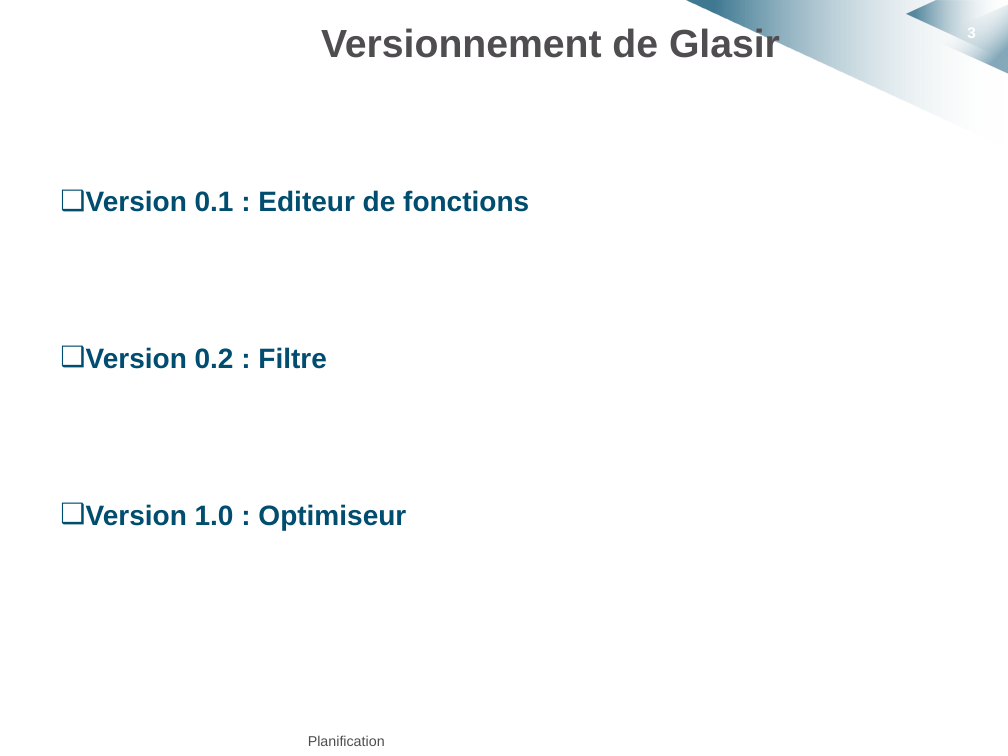
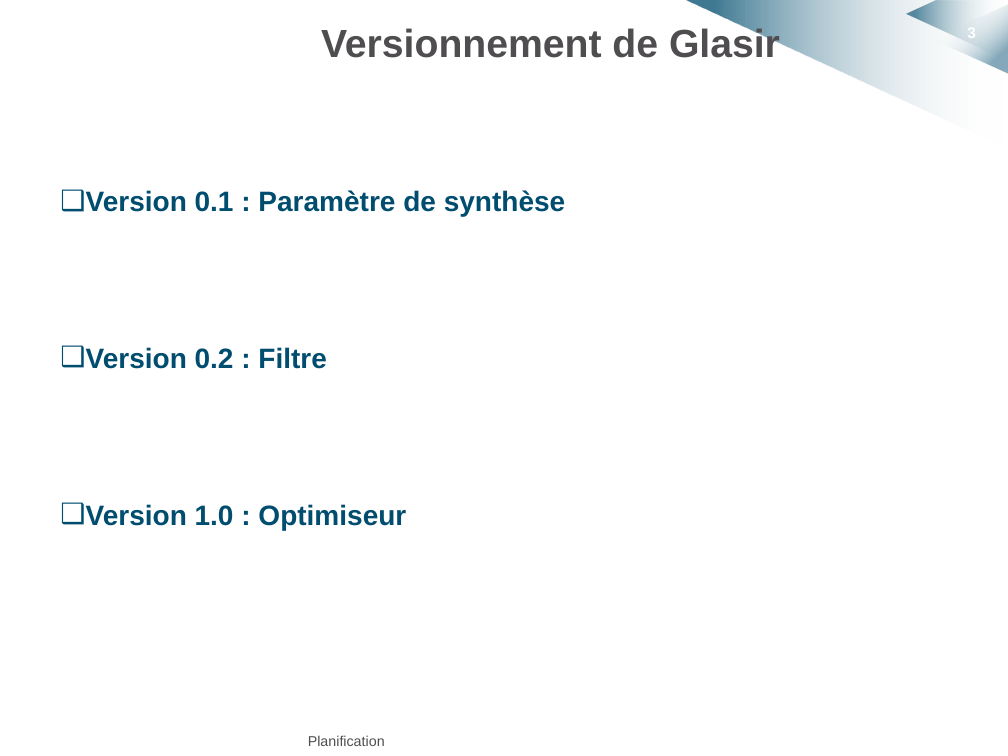
Before and after one commit to HKervadec/korrigolo, a slide deck: slide 3 of soutenances/projet_decembre/planif_et_conclu.pptx. Drawn at 1008x756 pixels with LibreOffice and Linux fonts; fonts in the diff are those of the drawing; background and template pictures are left out. Boxes give left, top, right and bottom in pixels: in the first picture for what was removed or moved away, otherwise in the second. Text is boxed around its words. In the diff, an @@ line names an element or a change of style, - is before the commit and + after.

```diff
--- a/soutenances/projet_decembre/planif_et_conclu.pptx
+++ b/soutenances/projet_decembre/planif_et_conclu.pptx
@@ text at [86, 190, 565, 216]: text changed @@
-❑ Version 0.1 : Editeur de fonctions
+❑ Version 0.1 : Paramètre de synthèse
```
Also in this commit, not shown: 1 other slide changed.
